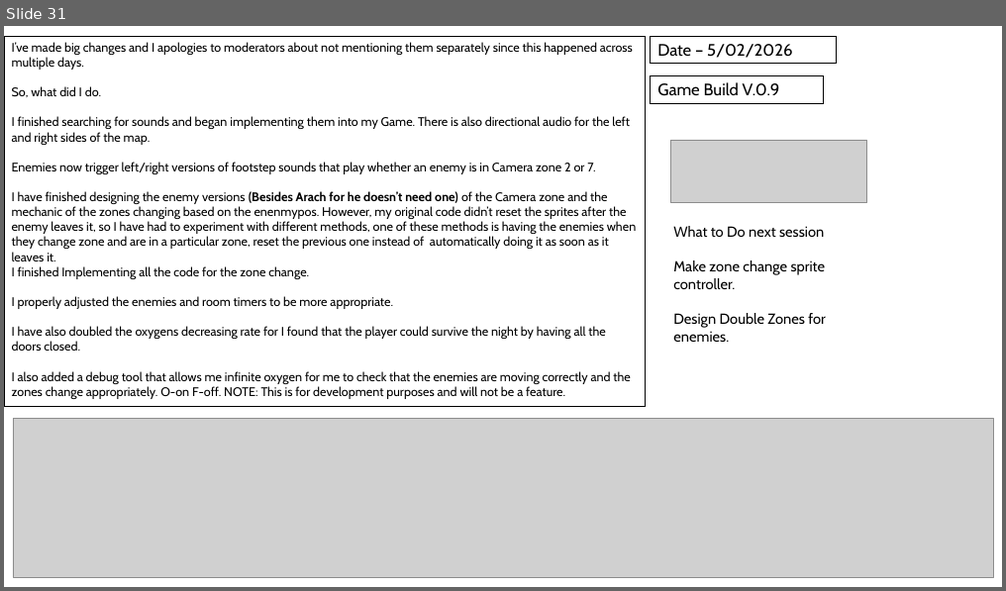
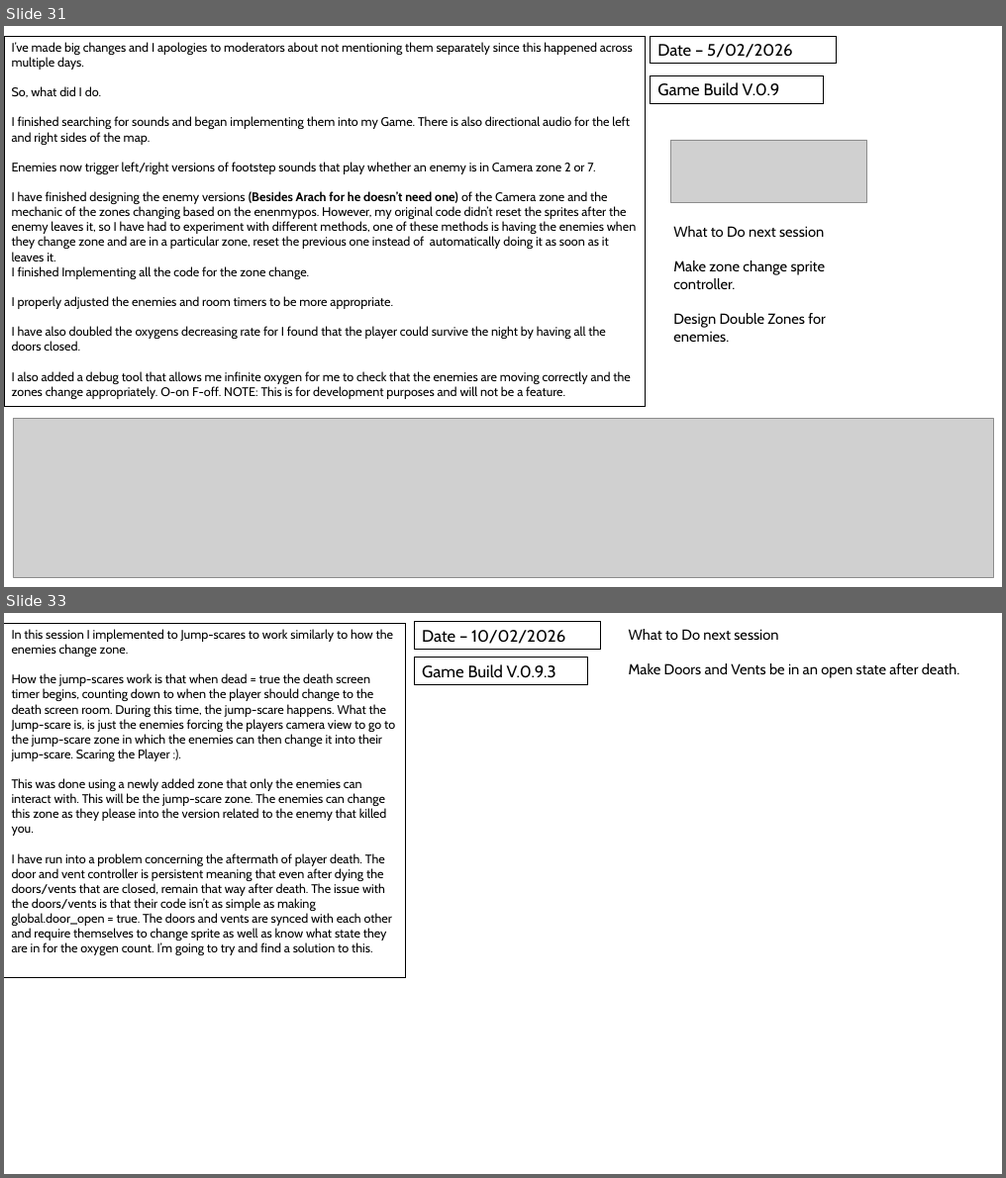
Before and after one commit to QuotedTrain5221/Critical-Failure-3, a slide deck: Logs/Development Log and Alpha Testing.pptx. Shown one above the other, each under a label of ours: slide 31 before the commit, slides 31 and 33 after it; the slides between them are not shown. The pictures are 1006x591 and 1006x1178 pixels, drawn with LibreOffice and Linux fonts; fonts in the diff are those of the drawing; grey boxes stand for pictures. Boxes give left, top, right and bottom in pixels: in the first picture for what was removed or moved away, otherwise in the second. Text is boxed around its words. In the diff, an @@ line names an element or a change of style, - is before the commit and + after.

Commit message:
Critical Failure V.0.9.3 pt 4
Jump-scare mechanic 75% complete and currently solving issues with door/vent controller

```diff
--- a/Logs/Development Log and Alpha Testing.pptx
+++ b/Logs/Development Log and Alpha Testing.pptx
@@ slide 33 added at [4, 613, 1002, 1174], background #FFFFFF @@
@@ rectangle added at [4, 623, 406, 978], outline #000000 0.75 pt, 12 pt, text #000000 @@
+In this session I implemented to Jump-scares to work similarly to how the enemies change zone.
+How the jump-scares work is that when dead = true the death screen timer begins, counting down to when the player should change to the death screen room. During this time, the jump-scare happens. What the Jump-scare is, is just the enemies forcing the players camera view to go to the jump-scare zone in which the enemies can then change it into their jump-scare. Scaring the Player :).
+This was done using a newly added zone that only the enemies can interact with. This will be the jump-scare zone. The enemies can change this zone as they please into the version related to the enemy that killed you.
+I have run into a problem concerning the aftermath of player death. The door and vent controller is persistent meaning that even after dying the doors/vents that are closed, remain that way after death. The issue with the doors/vents is that their code isn’t as simple as making global.door_open = true. The doors and vents are synced with each other and require themselves to change sprite as well as know what state they are in for the oxygen count. I’m going to try and find a solution to this.
@@ rectangle added at [414, 622, 600, 650], outline #000000 0.75 pt, 16 pt, text #000000 @@
+Date – 10/02/2026
@@ text added at [629, 629, 960, 678], 14 pt, text #000000 @@
+What to Do next session
+Make Doors and Vents be in an open state after death.
@@ rectangle added at [414, 658, 587, 685], outline #000000 0.75 pt, 16 pt, text #000000 @@
+Game Build V.0.9.3
```
Also in this commit, not shown: 1 slide changed, 35 other files.
